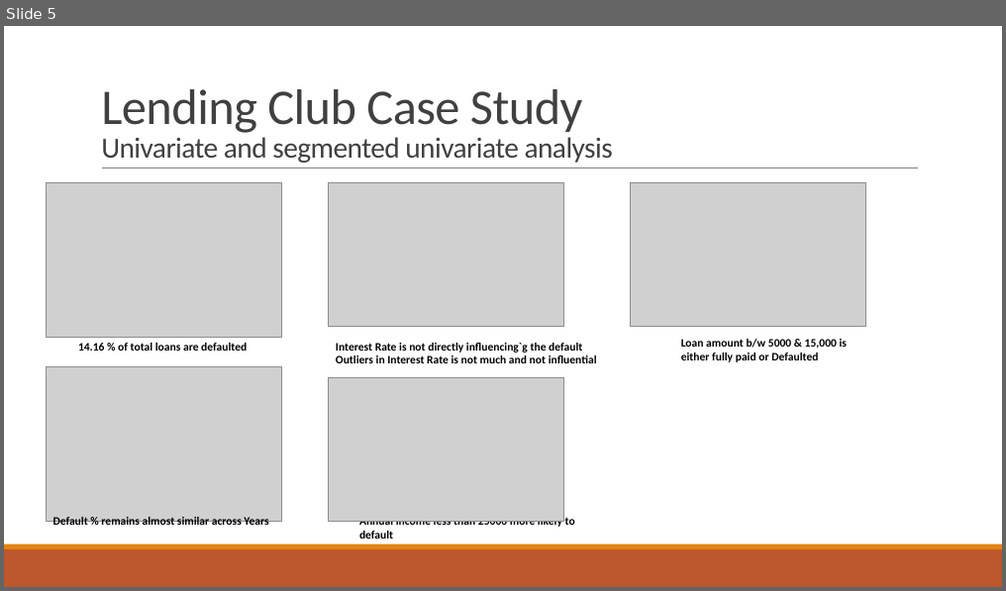
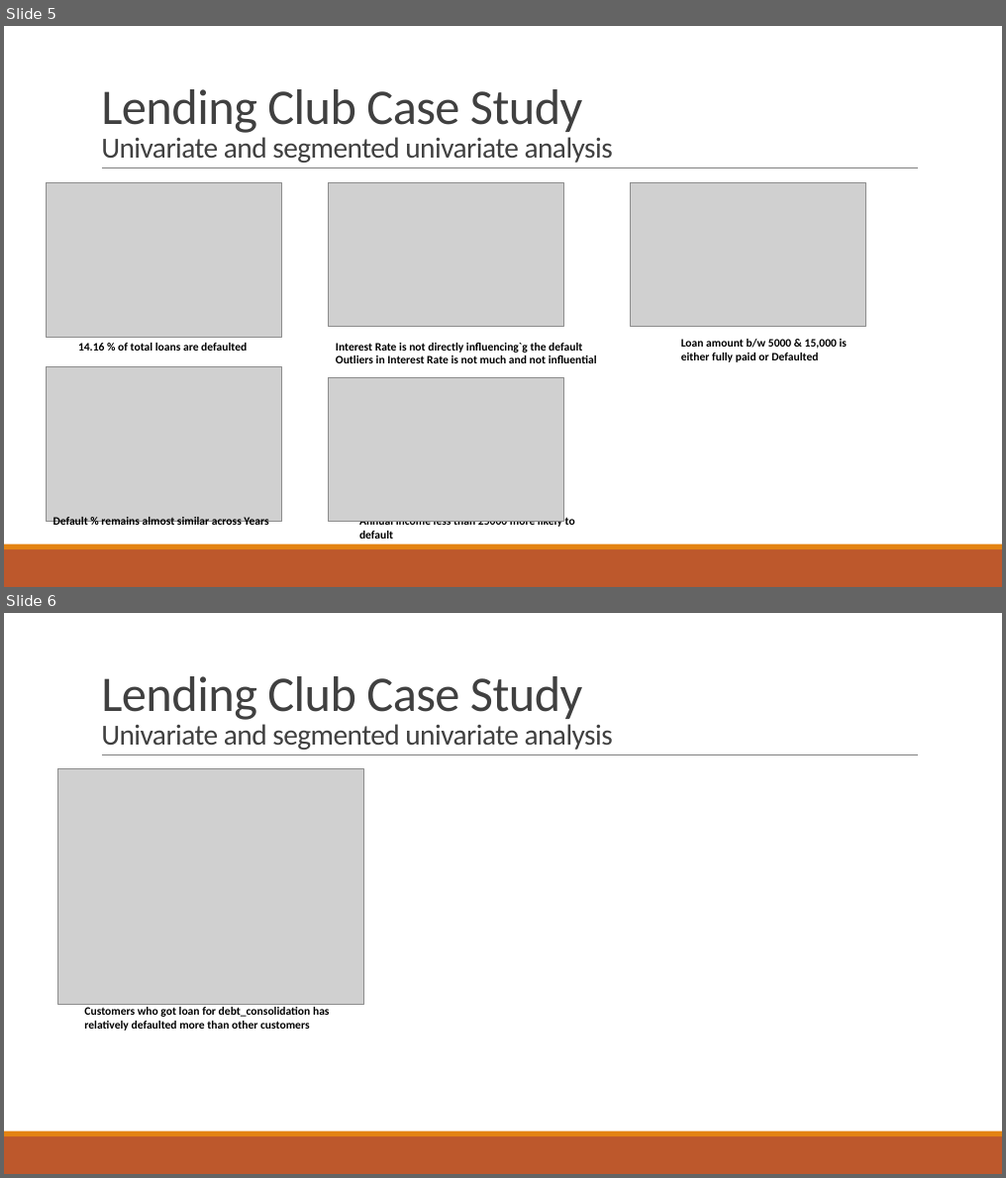
Before and after one commit to rajaanr7/LendingClubPvt, a slide deck: Lending Club Case Study_SelvakumarKaruppannan.pptx. Shown one above the other, each under a label of ours: slide 5 before the commit, slides 5 and 6 after it. The pictures are 1006x591 and 1006x1178 pixels, drawn with LibreOffice and Linux fonts; fonts in the diff are those of the drawing; grey boxes stand for pictures. Boxes give left, top, right and bottom in pixels: in the first picture for what was removed or moved away, otherwise in the second. Text is boxed around its words. In the diff, an @@ line names an element or a change of style, - is before the commit and + after.

```diff
--- a/Lending Club Case Study_SelvakumarKaruppannan.pptx
+++ b/Lending Club Case Study_SelvakumarKaruppannan.pptx
@@ slide 6 added at (4, 613, 1002, 1174), background #FFFFFF; not listed: 3 template elements that a slide beside it also shows @@
@@ title added at (101, 676, 613, 750), 28 pt, text #404040 @@
+Lending Club Case Study
+Univariate and segmented univariate analysis
@@ picture added at (58, 768, 364, 1004) @@
@@ text added at (84, 1007, 330, 1031), 11 pt, text #000000, bold @@
+Customers who got loan for debt_consolidation has relatively defaulted more than other customers
```
Also in this commit, not shown: 2 other files.
